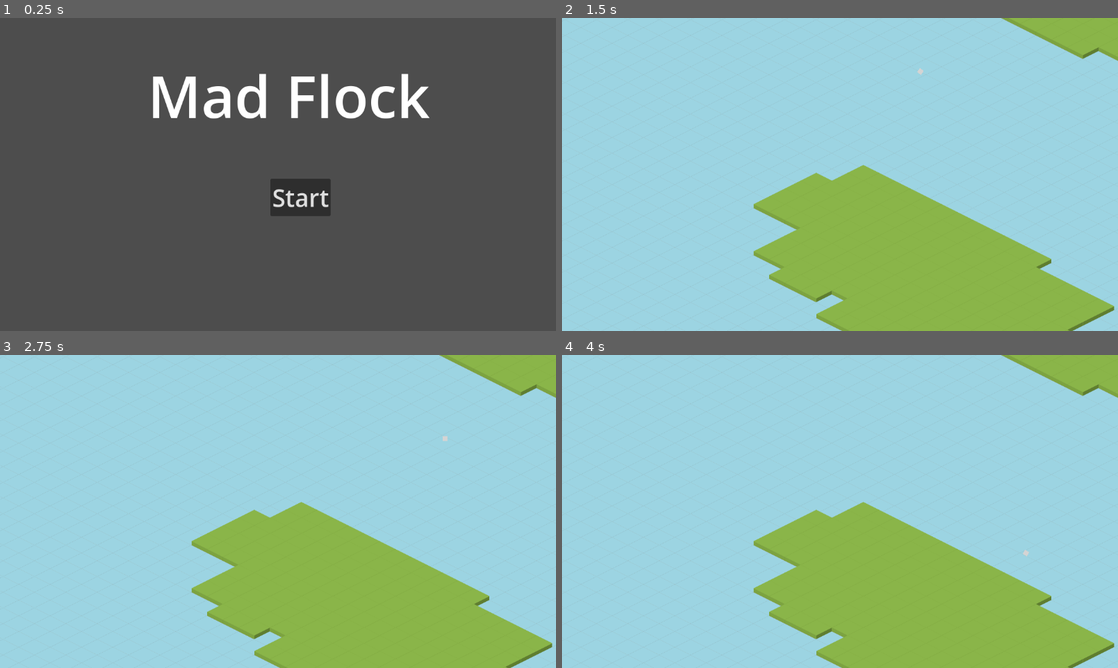
Above: before the commit, frames 1-4 (two rows, left to right).
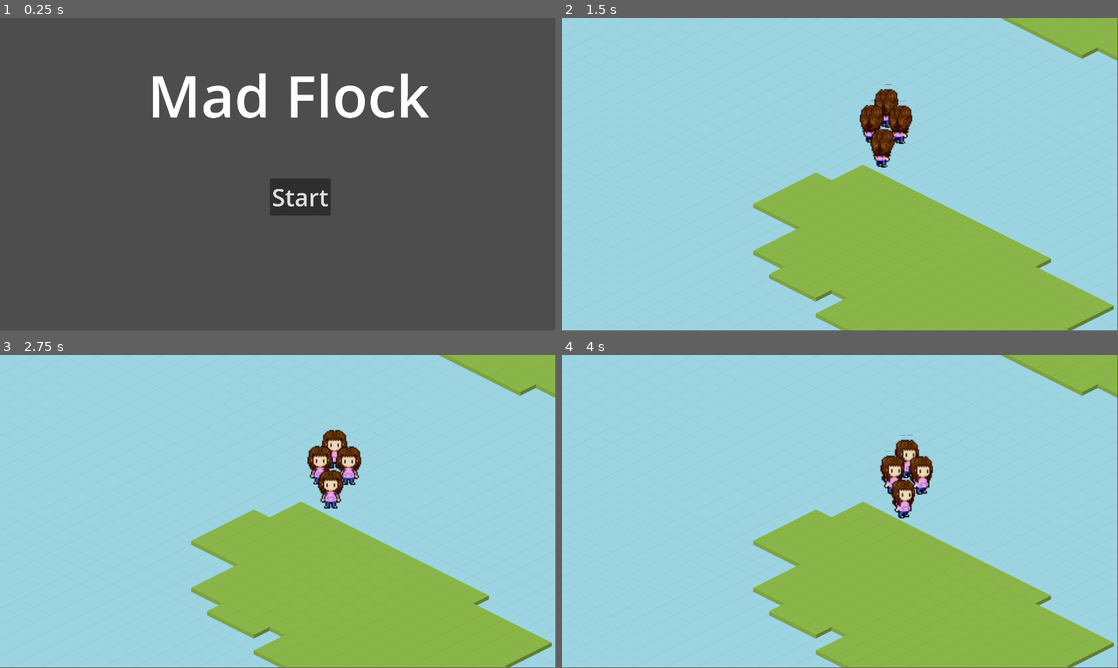
Above: after the commit, the same moments.

Repository: namatoj/nordicgamejam2024_seagull
Game: Godot game, scene res://scenes/title_screen.tscn
Two runs of this game, one before a commit and one after it. Both use one fixed random seed, a clock stepped at 60 frames per second and the inputs below.
Inputs (mouse positions are in pixels of both pictures, inside the frame that each line leads up to):
- Up to frame 1 (0.25 s): no input
- Up to frame 2 (1.5 s): click "Start" at 0.5 s; move the mouse to (962, 158) at 1.27 s
- Up to frame 3 (2.75 s): move the mouse to (166, 527) at 2.02 s
- Up to frame 4 (4 s): move the mouse to (895, 442) at 2.77 s; move the mouse to (812, 574) at 3.52 s
In our replay, the window is 800x450 before the commit and 799x449 after it. These sizes can differ from the game's own. Grey fills any space a smaller window leaves; there, only what the larger window draws over its background counts as a difference.

The runs differ from the first frame. In frame 1, 0.7% of the frame differs, in the area x 27-78%, y 17-64%; in frame 2, 2.1%; in frame 3, 2.1%, in the area x 31-100%, y 0-100%; in frame 4, 2.1%.

Commit message:
8 dir sprites

Diff:
--- /dev/null
+++ b/entities/AnimationManager.gd
@@ -0,0 +1,28 @@
+class_name AnimationManager
+extends Node2D
+
+@onready var sprite: AnimatedSprite2D = $AnimatedSprite2D
+
+@export var sprite_name: String = "zeppelin"
+
+
+# func _ready():
+# 	var sprite_frames = SpriteFrames.new()
+# 	for n in range(8):
+# 		var dir = str(n)
+# 		var sprite = load("res://art/" + sprite_name + "/" + sprite_name + "_" + dir + ".png")
+# 		sprite_frames.add_animation(dir)
+# 		sprite_frames.add_frame(dir, sprite, 1)
+
+
+
+func look_towards(radians):
+
+	radians = map_radians_to_circle(radians + PI / 8)
+
+	var direction : float = remap(radians, 0, 2 * PI, 0, 8)
+	sprite.animation = str(floor(direction))
+
+
+func map_radians_to_circle(angle):
+	return fposmod(angle, 2 * PI)
--- a/entities/seagull/player_flock.gd
+++ b/entities/seagull/player_flock.gd
@@ -1,7 +1,12 @@
 extends Node2D
+
+@onready var seagulls : Node2D = $Seagulls
+@onready var raycast: RayCast2D = $RayCast2D
 
 @export var speed = 400
 @export var rotation_speed = 2
+
+var rotation_radians = 0
 var target = Vector2.ZERO
 
 # Called when the node enters the scene tree for the first time.
@@ -10,12 +15,24 @@
 
 func _input(event):
 	if event is InputEventMouseMotion:
-		target = event.position
+		target = get_global_mouse_position()
+		raycast.target_position = target - position
 
 # Called every frame. 'delta' is the elapsed time since the previous frame.
 func _process(delta):
 	var angle_to_mouse = position.direction_to(target).angle()
-	rotation = rotate_toward(rotation, angle_to_mouse, delta * rotation_speed)
+	rotation_radians = map_radians_to_circle(rotate_toward(rotation_radians, angle_to_mouse, delta * rotation_speed))
 
-	var velocity = Vector2.from_angle(rotation) * speed
+	var velocity = Vector2.from_angle(rotation_radians) * speed
 	position += velocity * delta
+
+	update_seagulls()
+
+func update_seagulls():
+	print(rotation_radians)
+	for seagull in seagulls.get_children():
+		seagull.look_towards(rotation_radians)
+
+
+func map_radians_to_circle(angle):
+	return fposmod(angle, 2 * PI)
--- a/entities/seagull/player_flock.tscn
+++ b/entities/seagull/player_flock.tscn
@@ -7,4 +7,17 @@
 script = ExtResource("1_brghv")
 metadata/_edit_group_ = true
 
-[node name="Seagull" parent="." instance=ExtResource("2_ft5c6")]
+[node name="Seagulls" type="Node2D" parent="."]
+
+[node name="Seagull4" parent="Seagulls" instance=ExtResource("2_ft5c6")]
+position = Vector2(60, -66)
+
+[node name="Seagull" parent="Seagulls" instance=ExtResource("2_ft5c6")]
+
+[node name="Seagull2" parent="Seagulls" instance=ExtResource("2_ft5c6")]
+position = Vector2(118, 2)
+
+[node name="Seagull3" parent="Seagulls" instance=ExtResource("2_ft5c6")]
+position = Vector2(44, 100)
+
+[node name="RayCast2D" type="RayCast2D" parent="."]
--- /dev/null
+++ b/entities/seagull/seagull.gd
@@ -0,0 +1,7 @@
+class_name Seagull
+extends Area2D
+
+@onready var animation_manager : AnimationManager = $AnimationManager
+
+func look_towards(radians):
+	animation_manager.look_towards(radians)
--- a/entities/seagull/seagull.tscn
+++ b/entities/seagull/seagull.tscn
@@ -1,15 +1,120 @@
-[gd_scene load_steps=2 format=3 uid="uid://b4cqwo2ebvhwp"]
+[gd_scene load_steps=14 format=3 uid="uid://b4cqwo2ebvhwp"]
+
+[ext_resource type="Script" path="res://entities/seagull/seagull.gd" id="1_8p7du"]
+[ext_resource type="Texture2D" uid="uid://pbc8wk3ooov5" path="res://entities/seagull/SpriteSheet.png" id="1_nruwx"]
+[ext_resource type="Script" path="res://entities/AnimationManager.gd" id="2_n6gqi"]
 
 [sub_resource type="RectangleShape2D" id="RectangleShape2D_pkv2v"]
 
+[sub_resource type="AtlasTexture" id="AtlasTexture_bjms5"]
+atlas = ExtResource("1_nruwx")
+region = Rect2(0, 72, 23, 36)
+
+[sub_resource type="AtlasTexture" id="AtlasTexture_0ukhh"]
+atlas = ExtResource("1_nruwx")
+region = Rect2(0, 36, 23, 36)
+
+[sub_resource type="AtlasTexture" id="AtlasTexture_phbt8"]
+atlas = ExtResource("1_nruwx")
+region = Rect2(0, 0, 23, 36)
+
+[sub_resource type="AtlasTexture" id="AtlasTexture_yyfsb"]
+atlas = ExtResource("1_nruwx")
+region = Rect2(0, 252, 23, 36)
+
+[sub_resource type="AtlasTexture" id="AtlasTexture_wtvml"]
+atlas = ExtResource("1_nruwx")
+region = Rect2(0, 216, 23, 36)
+
+[sub_resource type="AtlasTexture" id="AtlasTexture_ab47r"]
+atlas = ExtResource("1_nruwx")
+region = Rect2(0, 180, 23, 36)
+
+[sub_resource type="AtlasTexture" id="AtlasTexture_qry0s"]
+atlas = ExtResource("1_nruwx")
+region = Rect2(0, 144, 23, 36)
+
+[sub_resource type="AtlasTexture" id="AtlasTexture_0q4pq"]
+atlas = ExtResource("1_nruwx")
+region = Rect2(0, 108, 23, 36)
+
+[sub_resource type="SpriteFrames" id="SpriteFrames_fqlu2"]
+animations = [{
+"frames": [{
+"duration": 1.0,
+"texture": SubResource("AtlasTexture_bjms5")
+}],
+"loop": true,
+"name": &"0",
+"speed": 5.0
+}, {
+"frames": [{
+"duration": 1.0,
+"texture": SubResource("AtlasTexture_0ukhh")
+}],
+"loop": true,
+"name": &"1",
+"speed": 5.0
+}, {
+"frames": [{
+"duration": 1.0,
+"texture": SubResource("AtlasTexture_phbt8")
+}],
+"loop": true,
+"name": &"2",
+"speed": 5.0
+}, {
+"frames": [{
+"duration": 1.0,
+"texture": SubResource("AtlasTexture_yyfsb")
+}],
+"loop": true,
+"name": &"3",
+"speed": 5.0
+}, {
+"frames": [{
+"duration": 1.0,
+"texture": SubResource("AtlasTexture_wtvml")
+}],
+"loop": true,
+"name": &"4",
+"speed": 5.0
+}, {
+"frames": [{
+"duration": 1.0,
+"texture": SubResource("AtlasTexture_ab47r")
+}],
+"loop": true,
+"name": &"5",
+"speed": 5.0
+}, {
+"frames": [{
+"duration": 1.0,
+"texture": SubResource("AtlasTexture_qry0s")
+}],
+"loop": true,
+"name": &"6",
+"speed": 5.0
+}, {
+"frames": [{
+"duration": 1.0,
+"texture": SubResource("AtlasTexture_0q4pq")
+}],
+"loop": true,
+"name": &"7",
+"speed": 5.0
+}]
+
 [node name="Seagull" type="Area2D"]
-
-[node name="Placeholder" type="ColorRect" parent="."]
-offset_left = -10.0
-offset_top = -10.0
-offset_right = 10.0
-offset_bottom = 10.0
-color = Color(0.830335, 0.830335, 0.830335, 1)
+script = ExtResource("1_8p7du")
 
 [node name="CollisionShape2D" type="CollisionShape2D" parent="."]
 shape = SubResource("RectangleShape2D_pkv2v")
+
+[node name="AnimationManager" type="Node2D" parent="."]
+script = ExtResource("2_n6gqi")
+
+[node name="AnimatedSprite2D" type="AnimatedSprite2D" parent="AnimationManager"]
+scale = Vector2(5, 5)
+sprite_frames = SubResource("SpriteFrames_fqlu2")
+animation = &"0"
--- a/project.godot
+++ b/project.godot
@@ -17,7 +17,9 @@
 
 [display]
 
-window/stretch/mode="viewport"
+window/size/viewport_width=2304
+window/size/viewport_height=1296
+window/stretch/scale=2.0
 
 [editor_plugins]
 
--- a/scenes/level_1.tscn
+++ b/scenes/level_1.tscn
@@ -13,3 +13,4 @@
 zoom = Vector2(0.5, 0.5)
 
 [node name="Player Flock" parent="." instance=ExtResource("2_0kmc0")]
+speed = 50
Not shown, added: art/zeppelin/zeppelin_0.png.import
Not shown, added: art/zeppelin/zeppelin_1.png.import
Not shown, added: art/zeppelin/zeppelin_2.png.import
Not shown, added: art/zeppelin/zeppelin_3.png.import
Not shown, added: art/zeppelin/zeppelin_4.png.import
Not shown, added: art/zeppelin/zeppelin_5.png.import
Not shown, added: art/zeppelin/zeppelin_6.png.import
Not shown, added: art/zeppelin/zeppelin_7.png.import
Binary file added: entities/seagull/SpriteSheet.png
Not shown, added: entities/seagull/SpriteSheet.png.import
